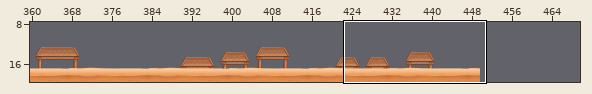
Tiled map: Resources/Map/map4/map2.tmx. Above: a wide view before the commit, with the close-up outlined.
Close-up. The starting point:
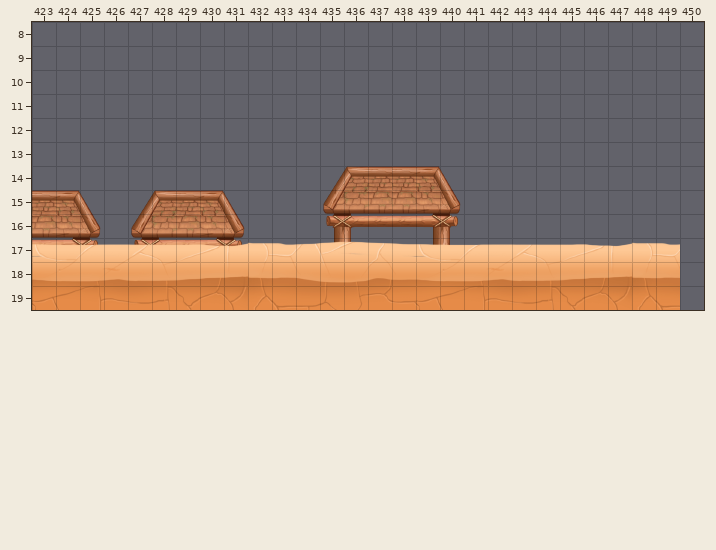
Cells are 80x80 px. Shown: x 423..450, y 8..19. The commit also changed other parts of the map, which this record leaves out. The old version is drawn lined up with the new one.
New version:
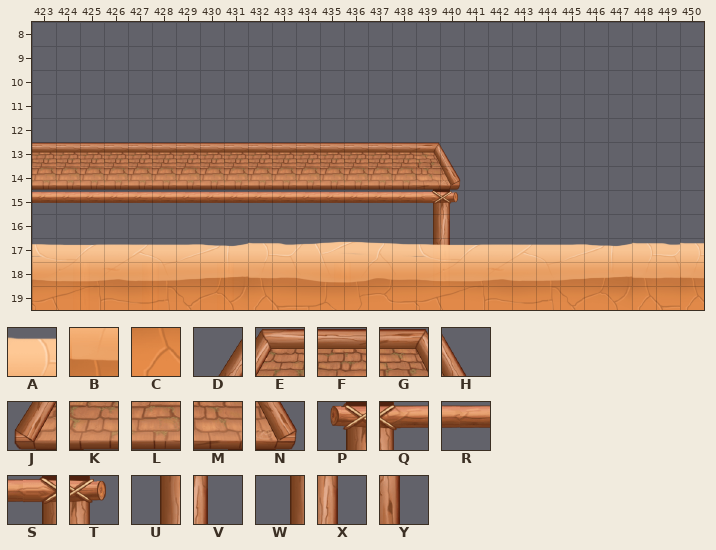
Key: from "street1": A 0, B 16, C 32; from "street2": D 0, E 1, F 2, G 3, H 4, J 5, K 6, L 7, M 8, N 9, P 10, Q 11, R 12, S 13, T 14, U 15, V 16, W 18, X 19, Y 24.
_ is an empty cell, . an unchanged one.
What changed:
map size 450x20 -> 470x20 cells
layer "st1" opacity 100% -> 96%
--- layer "st2"
@@ x 423..440 @@
-13 __________________
-14 ____________DEFFGH
-15 FGH_DEFGH___JKLLMN
-16 LMN.JKLMN...PQRRST
-17 RST.PQRST...UV...X
+13 FFFFFFFFFFFFFFFFGH
+14 LLLLLLLLLLLLLLLLMN
+15 RRRRRRRRRRRRRRRRST
+16 ___._____...____WX
+17 ___._____...__...Y
--- layer "st1"
@@ x 450..450 @@
-17 _
-18 _
-19 _
+17 A
+18 B
+19 C
